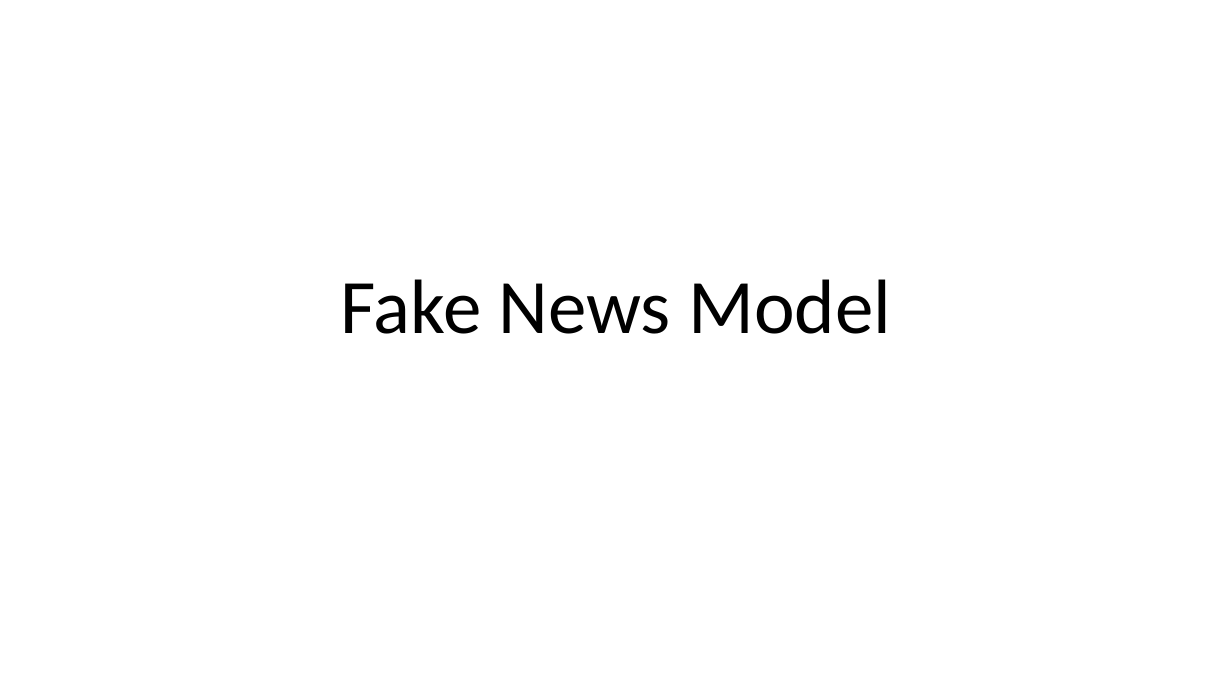
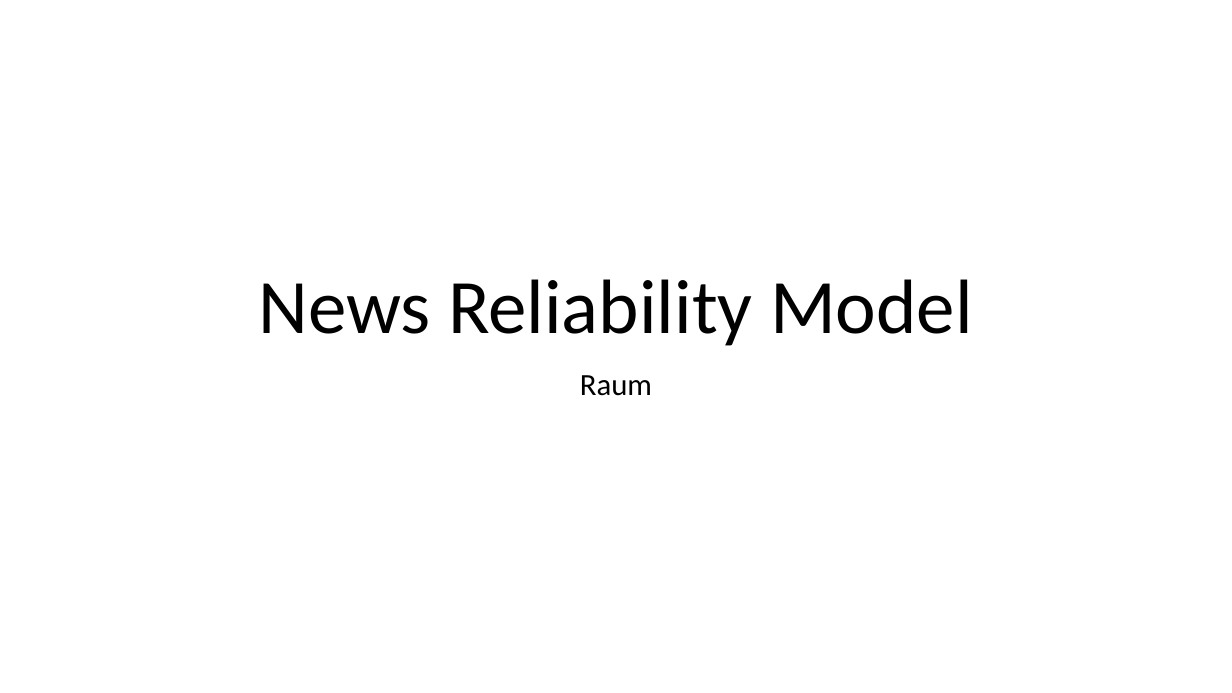
Before and after one commit to raum30/fake-news, a slide deck: slide 1 of presentation.pptx. Drawn at 1232x693 pixels with LibreOffice and Linux fonts; fonts in the diff are those of the drawing. Boxes give left, top, right and bottom in pixels: in the first picture for what was removed or moved away, otherwise in the second. Text is boxed around its words. In the diff, an @@ line names an element or a change of style, - is before the commit and + after.

Commit message:
powerpoint

```diff
--- a/presentation.pptx
+++ b/presentation.pptx
@@ title at <box>258,279,973,346</box>: text changed @@
-Fake News Model
+News Reliability Model
@@ subtitle added at <box>580,375,652,396</box>, 24 pt, text #000000 @@
+Raum
```
Also in this commit, not shown: 24 slides added, 1 slide removed, 1 other file.
